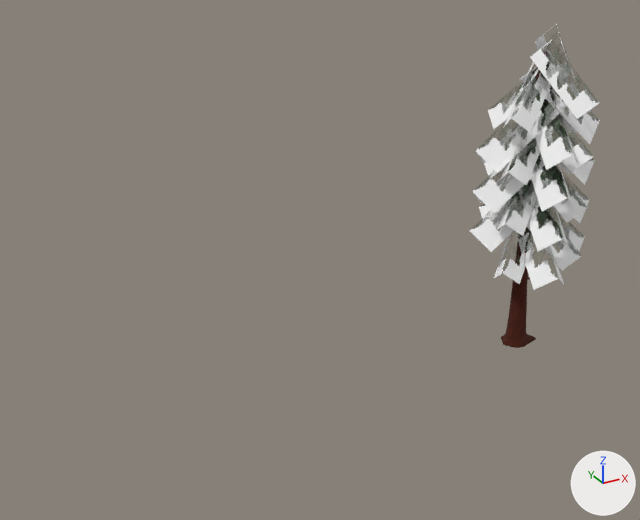
Two versions of the FBX model Assets/Models/pine_tree_2.fbx, one commit apart.
One viewpoint serves both versions: a 50 mm lens placed at (-75.4, -62.0, 45.2), pointed at (-41.2, 0.3, 14.1). The lights are fixed; the arrows at lower right show +X, +Y and +Z. Where no turn or scale is listed for an object, it has been applied to the vertices.

Before the edit, the objects in view are built like this:
```python
me_cylinder_008 = bpy.data.meshes.new('Cylinder.008')
me_cylinder_008.from_pydata(...)  # 2936 vertices, 2857 faces; spans x -2.4..2.4, y -2.2..1.4, z 0.0..30.0
me_cylinder_008.materials.append(mat_pine_bark_2)  # picture img_pine_tree_2_png
me_plane_007 = bpy.data.meshes.new('Plane.007')
me_plane_007.from_pydata(...)  # 360 vertices, 300 faces; spans x -6.3..6.1, y -6.7..5.7, z 8.5..32.6
me_plane_007.materials.append(mat_pine_branches)
ob_pine_2_branches = bpy.data.objects.new('pine_2_branches', me_plane_007)
ob_pine_2_branches.location = (-18.0, 0.0, 0.0)
ob_pine_tree_2 = bpy.data.objects.new('pine_tree_2', me_cylinder_008)
ob_pine_tree_2.location = (-18.0, 0.0, 0.0)
```
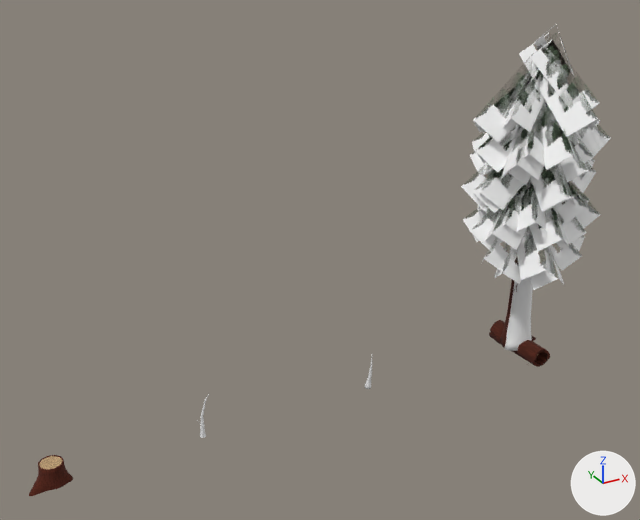
The newer file is also turned or shifted as a whole; pictures and numbers use the older file's frame.

Boxes [x1, y1, x2, y2] around the edits, measured in the pictures (640 x 520 px):
'pine_1_branches', added: after [461, 33, 611, 280]
'pinetree_1.001', added: after [504, 52, 552, 351]
'stump', added (red): after [29, 455, 73, 496]
'tree_log', added (red): after [489, 320, 550, 367]
'pine_tree_1', added: after [500, 51, 548, 347]
'branch', added: after [200, 394, 209, 438]
'branch_2', added: after [365, 356, 372, 389]
'pine_tree_2', unchanged, covered by the edit: before [501, 52, 547, 348]; after [517, 52, 545, 341]

The change, as a list of edits to the scene's bpy script:
```text
Add img_tree_log_png:
    img_tree_log_png = load_image('tree_log.png', '../Textures/trees/tree_log.png', 1024, 1024, 'sRGB')
Add img_pine_tree_1_png:
    img_pine_tree_1_png = load_image('pine_tree_1.png', '../Textures/trees/pine_tree_1.png', 1024, 1024, 'sRGB')
Add img_tree_stump_png:
    img_tree_stump_png = load_image('tree_stump.png', '../Textures/trees/tree_stump.png', 1024, 1024, 'sRGB')
Add mat_tree_log:
    mat_tree_log = principled_material('tree_log')
    mat_tree_log.texture = img_tree_log_png
    mat_tree_log.roughness = 1.0
Add mat_pine_bark_1:
    mat_pine_bark_1 = principled_material('pine_bark_1')
    mat_pine_bark_1.texture = img_pine_tree_1_png
    mat_pine_bark_1.roughness = 1.0
Add mat_tree_stump:
    mat_tree_stump = principled_material('tree_stump')
    mat_tree_stump.texture = img_tree_stump_png
    mat_tree_stump.roughness = 1.0
Add me_cylinder_003:
    me_cylinder_003.from_pydata(...)  # 1548 vertices, 1502 faces; spans x -1.7..2.15, y -4.3..3.3, z -2.1..1.09
    me_cylinder_003.materials.append(mat_tree_log)  # picture img_tree_log_png
Add me_cylinder_010:
    me_cylinder_010.from_pydata(...)  # 288 vertices, 258 faces; spans x -0.42..0.28, y -0.34..0.32, z -0.2..3.47
Add me_cylinder:
    me_cylinder.from_pydata(...)  # 3038 vertices, 2951 faces; spans x -2.7..4.3, y -2.2..2.3, z 0.0..30.0
    me_cylinder.materials.append(mat_pine_bark_1)  # picture img_pine_tree_1_png
Add me_cylinder_002:
    me_cylinder_002.from_pydata(...)  # 80 vertices, 65 faces; spans x -0.32..0.77, y -0.28..0.28, z -0.1..4.05
Add me_plane_006:
    me_plane_006.from_pydata(...)  # 360 vertices, 300 faces; spans x -6.8..6.8, y -6.8..6.8, z 9.5..31.8
    me_plane_006.materials.append(mat_pine_branches)
Add me_cylinder_001:
    me_cylinder_001.from_pydata(...)  # 480 vertices, 450 faces; spans x -1.9..1.4, y -1.7..1.6, z 0.0..30.0
Add me_cylinder_007:
    me_cylinder_007.from_pydata(...)  # 352 vertices, 321 faces; spans x -2.18..1.46, y -1.3..1.3, z 0.0..1.7
    me_cylinder_007.materials.append(mat_tree_stump)  # picture img_tree_stump_png
Add ob_tree_log:
    ob_tree_log = bpy.data.objects.new('tree_log', me_cylinder_003)
    ob_tree_log.location = (-18.0, 0.0, 0.0)
Add ob_branch_2:
    ob_branch_2 = bpy.data.objects.new('branch_2', me_cylinder_010)
    ob_branch_2.location = (-36.0, 0.0, 0.0)
Add ob_pine_tree_1:
    ob_pine_tree_1 = bpy.data.objects.new('pine_tree_1', me_cylinder)
    ob_pine_tree_1.location = (-18.0, 0.0, 0.0)
Add ob_branch:
    ob_branch = bpy.data.objects.new('branch', me_cylinder_002)
    ob_branch.location = (-53.0, 0.0, 0.0)
Add ob_pine_1_branches:
    ob_pine_1_branches = bpy.data.objects.new('pine_1_branches', me_plane_006)
    ob_pine_1_branches.location = (-18.0, 0.0, 0.0)
Add ob_pinetree_1_001:
    ob_pinetree_1_001 = bpy.data.objects.new('pinetree_1.001', me_cylinder_001)
    ob_pinetree_1_001.location = (-18.09, -0.47, 0.0)
Add ob_stump:
    ob_stump = bpy.data.objects.new('stump', me_cylinder_007)
    ob_stump.location = (-66.0, 0.0, 0.0)
```
